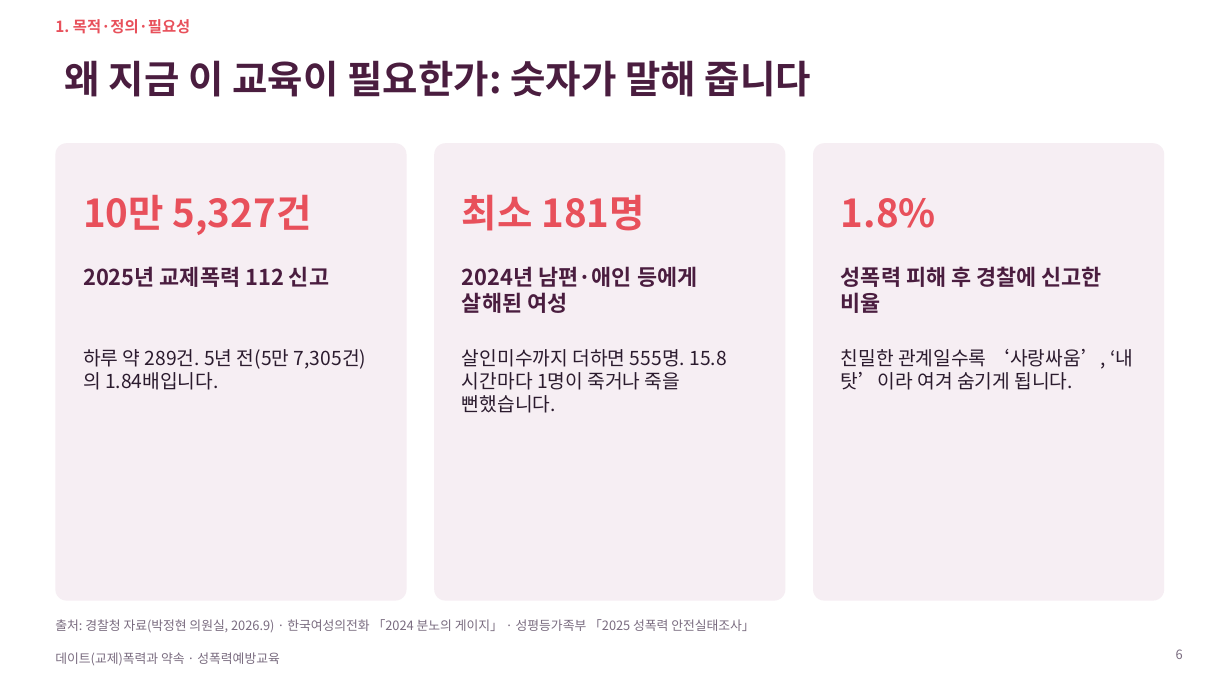
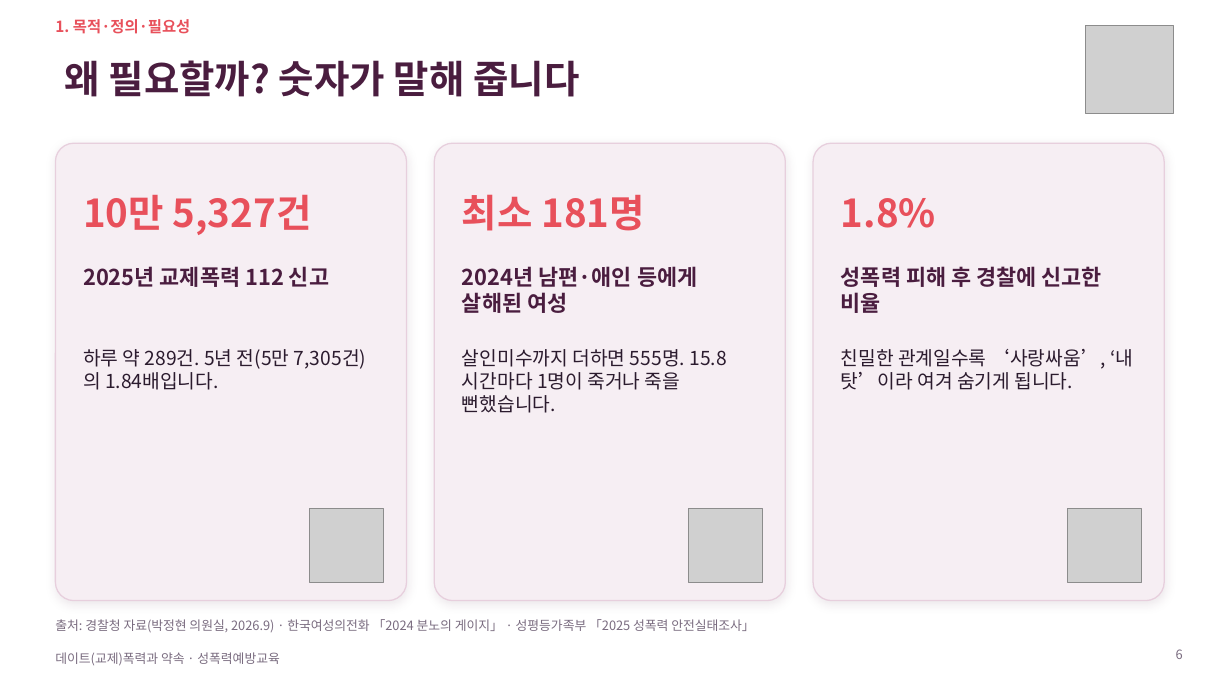
Before and after one commit to ash1234a/security-research-learning, a slide deck: slide 6 of 데이트폭력과_약속.pptx. Drawn at 1232x693 pixels with LibreOffice and Linux fonts; fonts in the diff are those of the drawing; grey boxes stand for pictures; background and template pictures are left out. Boxes give left, top, right and bottom in pixels: in the first picture for what was removed or moved away, otherwise in the second. Text is boxed around its words. In the diff, an @@ line names an element or a change of style, - is before the commit and + after.

```diff
--- a/데이트폭력과_약속.pptx
+++ b/데이트폭력과_약속.pptx
@@ picture added at box(1086, 26, 1174, 114) @@
@@ title at box(65, 60, 579, 97): text changed @@
-왜 지금 이 교육이 필요한가: 숫자가 말해 줍니다
+왜 필요할까? 숫자가 말해 줍니다
@@ outline none to #E7CFDD 1 pt; shadow on; proportions changed in 3 elements at box(55, 143, 407, 601), box(434, 143, 786, 601), box(813, 143, 1165, 601) @@
@@ picture added at box(310, 508, 384, 582) @@
@@ picture added at box(689, 508, 762, 582) @@
@@ picture added at box(1067, 508, 1141, 582) @@
```
Also in this commit, not shown: 29 other slides changed.
